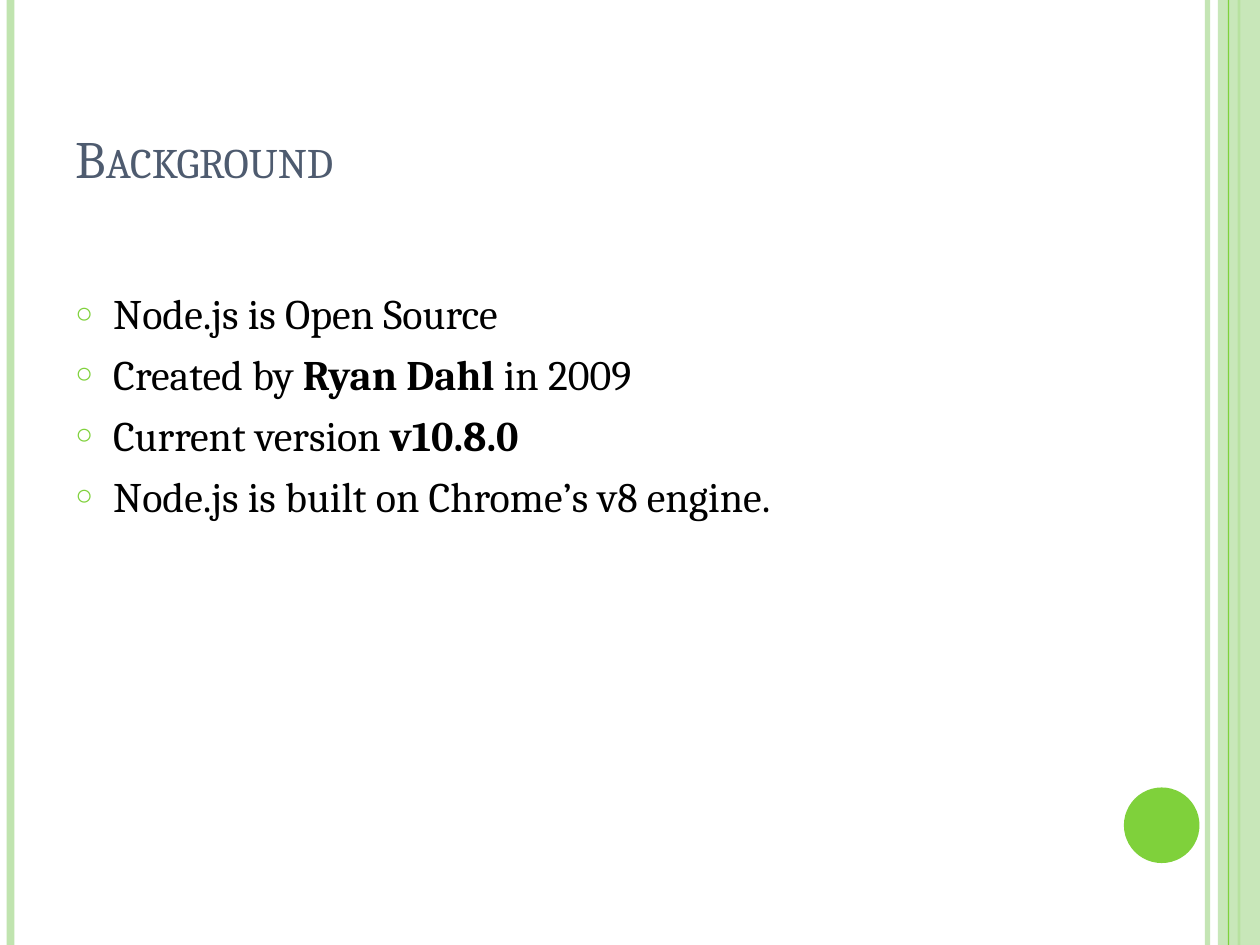
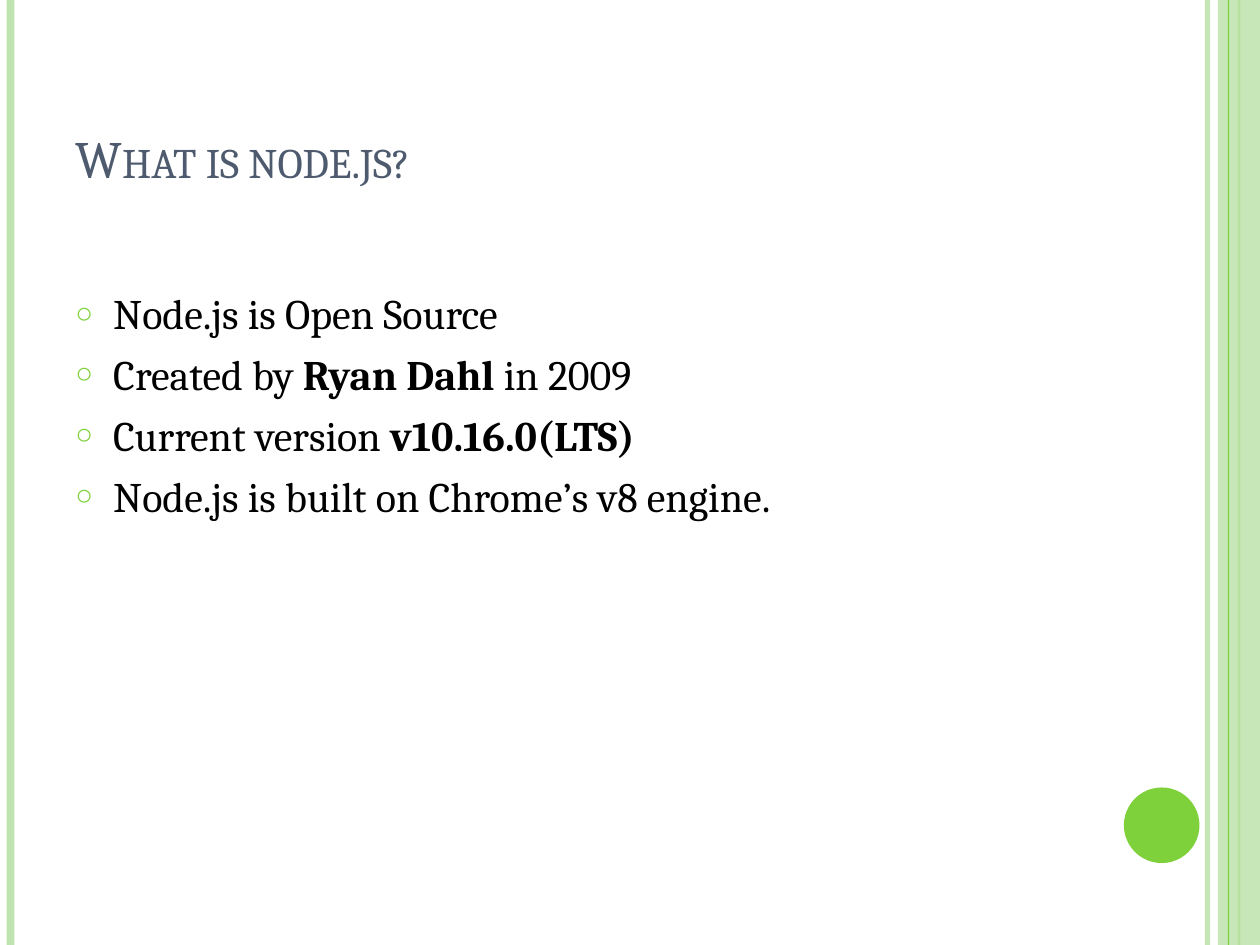
Before and after one commit to lakshmikanthadn/FresherTraining2018-NodeJS, a slide deck: slide 5 of Node js.pptx (slide 3 before the commit). Drawn at 1260x945 pixels with LibreOffice and Linux fonts; fonts in the diff are those of the drawing. Boxes give left, top, right and bottom in pixels: in the first picture for what was removed or moved away, otherwise in the second. Text is boxed around its words. In the diff, an @@ line names an element or a change of style, - is before the commit and + after.

```diff
--- a/Node js.pptx
+++ b/Node js.pptx
@@ title at box(206, 149, 409, 186): text changed @@
-Background
+What is node.js?
@@ text at box(113, 420, 635, 458): text changed @@
-○ Current version v10.8.0
+○ Current version v10.16.0(LTS)
```
Also in this commit, not shown: 3 other slides changed, 8 slides added, 5 slides removed, 3 other files.
